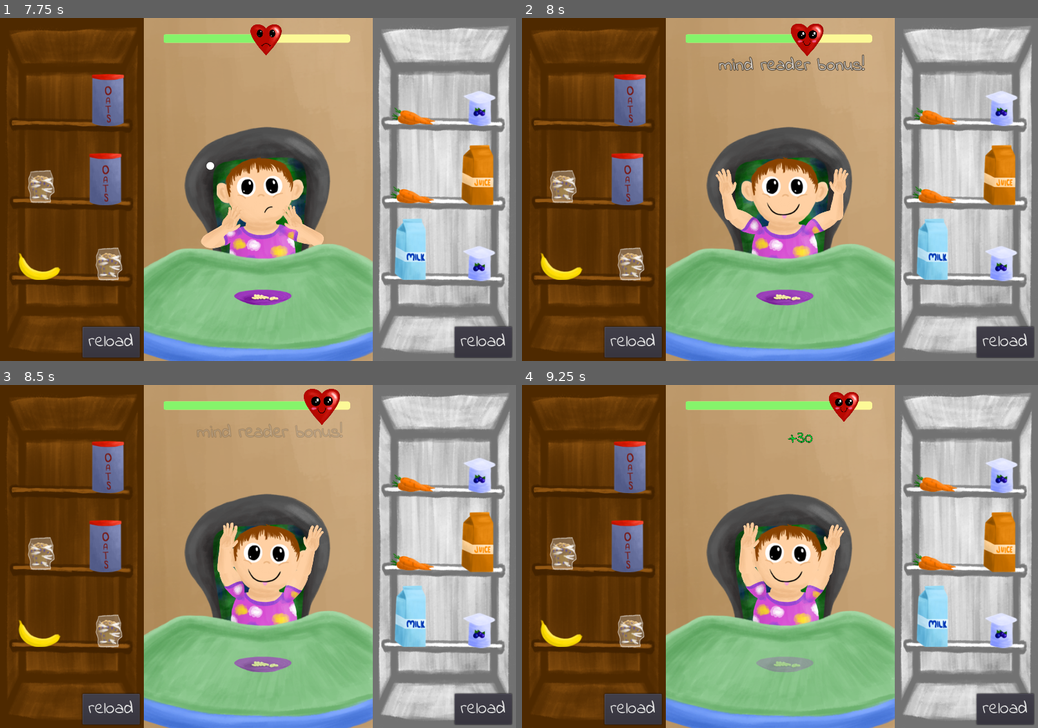
Above: before the commit, frames 1-4 (two rows, left to right).
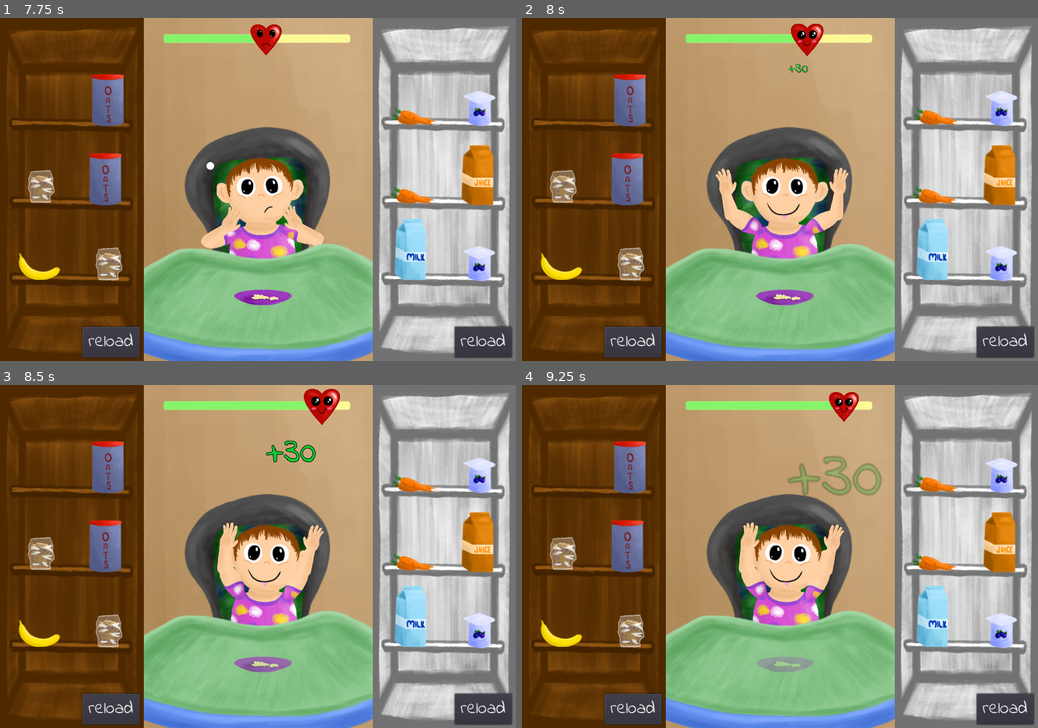
Above: after the commit, the same moments.

Repository: metcalf-putnam/famJam2021
Game: Godot game, scene res://base_scene/base.tscn
The game is run twice, just before and just after one commit, with the same random seed, the same clock (stepped at 60 frames per second) and the same inputs.
Inputs (mouse positions are in pixels of both pictures, inside the frame that each line leads up to):
- Up to frame 1 (7.75 s): move the mouse to (371, 172) at 0.52 s; click (371, 172) at 0.67 s; tap Enter at 1.25 s; move the mouse to (154, 206) at 1.27 s; click (154, 206) at 1.42 s; click "reload" at 2 s; move the mouse to (309, 114) at 2.77 s; click (309, 114) at 2.92 s; click "normal" at 3.5 s; click "normal" at 4.25 s; click "start" at 5 s; move the mouse to (41, 93) at 5.77 s; click (41, 93) at 5.92 s; move the mouse to (108, 96) at 6.52 s; click (108, 96) at 6.67 s; move the mouse to (41, 172) at 7.27 s; click (41, 172) at 7.42 s
- Up to frame 2 (8 s): no input
- Up to frame 3 (8.5 s): move the mouse to (103, 542) at 8.02 s; click (103, 542) at 8.17 s
- Up to frame 4 (9.25 s): move the mouse to (563, 614) at 8.77 s; click (563, 614) at 8.92 s

Frame 1 is identical in both runs. In frame 2, 0.5% of the frame differs, in the area x 38-67%, y 10-16%; in frame 3, 0.5%; in frame 4, 0.8%, in the area x 51-70%, y 13-33%.

Commit message:
adding voice only code and beginnings of combo multiplier

Diff:
--- a/baby/baby.gd
+++ b/baby/baby.gd
@@ -11,7 +11,7 @@
 var animationState : AnimationNodeStateMachinePlayback
 var food_accepted
 var game_over = false
-var fed_wrong_food = false
+var consecutive_correct_choices = 0
 
 var angry_head = preload("res://baby/baby_parts/angryhead.png")
 var frowning_head = preload("res://baby/baby_parts/frowninghead.png")
@@ -24,6 +24,7 @@
 
 func _ready():
 	update_head()
+	consecutive_correct_choices = 0
 	EventHub.connect("game_over", self, "_on_game_over")
 	EventHub.connect("playback_speed_updated", self, "_on_playback_speed_updated")
 	animationState = $AnimationTree["parameters/playback"]
@@ -77,7 +78,6 @@
 	$Thought1.reset()
 	$Thought2.reset()
 	$Thought3.reset()
-	fed_wrong_food = false
 	clue_current = 1
 	bubble_current = 1
 
@@ -171,15 +171,16 @@
 	print("Guessed with number of clues: " + str(corrected_clue_num))
 
 	if food_accepted:
+		consecutive_correct_choices += 1
 		EventHub.emit_signal("food_accepted") # may not keep these accepted/declined signals
-		EventHub.emit_signal("patience_changed", accepted_change, corrected_clue_num, fed_wrong_food)
+		EventHub.emit_signal("patience_changed", accepted_change, corrected_clue_num, consecutive_correct_choices)
 		eat_food()
 	else:
+		consecutive_correct_choices = -1
 		EventHub.emit_signal("food_declined")
-		EventHub.emit_signal("patience_changed", declined_change, corrected_clue_num, fed_wrong_food)
+		EventHub.emit_signal("patience_changed", declined_change, corrected_clue_num, consecutive_correct_choices)
 		state = State.THROW
 		animationState.travel("throw_food")
-		fed_wrong_food = true
 
 	update_head()
 
@@ -188,8 +189,9 @@
 	state = State.TANTRUM
 	Global.active = false
 	update_head()
+	consecutive_correct_choices = 0 #reset so mind reader bonus is available next round
 	EventHub.emit_signal("tantrum")
-	EventHub.emit_signal("patience_changed", tantrum_change, clue_current, fed_wrong_food)
+	EventHub.emit_signal("patience_changed", tantrum_change, clue_current, consecutive_correct_choices)
 	reset_clues()
 	animationState.travel("tantrum")
 
--- a/meter/meter.gd
+++ b/meter/meter.gd
@@ -60,9 +60,9 @@
 	EventHub.emit_signal("heart_beat")
 
 
-func _on_patience_changed(amount, clue_level, fed_wrong_value):
+func _on_patience_changed(amount, clue_level, consecutive_correct_choices):
 	# TODO: add animation effect and sound here
-	change_value(amount, clue_level, fed_wrong_value)
+	change_value(amount, clue_level, consecutive_correct_choices)
 	_update_heart_sprite()
 
 
@@ -93,8 +93,8 @@
 	$AnimationPlayer.playback_speed = new_value
 
 
-func change_value(amount : float, clue_level : int, fed_wrong_food : bool):
-	var adjustedAmount = get_adjusted_value(amount, clue_level, fed_wrong_food)
+func change_value(amount : float, clue_level : int, consecutive_correct_choices : int):
+	var adjustedAmount = get_adjusted_value(amount, clue_level, consecutive_correct_choices)
 
 	$Change.rect_position = $Heart.position + change_text_offset
 	var prefix = ""
@@ -106,7 +106,7 @@
 
 	$Change.text = prefix + str(adjustedAmount)
 
-	if clue_level_multipliers[clue_level] > 1 and amount > 0 and not fed_wrong_food:
+	if clue_level_multipliers[clue_level] > 1 and amount > 0 and consecutive_correct_choices > 1:
 		$Heart/ValueAnim.play("bonus_anim")
 	else:
 		$Heart/ValueAnim.play("value_change")
@@ -126,10 +126,9 @@
 		$AnimationPlayer.stop()
 
 
-func get_adjusted_value(amount, clue_level, fed_wrong_food):
-
-	if amount >= 0:
-		if not fed_wrong_food:
+func get_adjusted_value(amount, clue_level, consecutive_correct_choices):
+	if amount >= 0: #easy to do some kind of combo multiplier here, just need to work out the numbers
+		if consecutive_correct_choices > 0: #if it's 0 that means it was set to -1 by giving wrong food
 			amount *= clue_level_multipliers[clue_level]
 		amount *= happiness_level_multipliers[Global.mood]
 
--- a/thought_bubble/thought_bubble.gd
+++ b/thought_bubble/thought_bubble.gd
@@ -23,10 +23,17 @@
 	if num < 1 or num > 3:
 		print("error: bubble does not have a bubble number ", num)
 		return
-	$AnimationPlayer.play("bub" + str(num))
+	if should_show_bubble(num):
+		$AnimationPlayer.play("bub" + str(num))
 	if num == 3:
 		$AudioStreamPlayer.play()
 
 
+func should_show_bubble(num):
+	#maybe I'm missing something obvious, but returning false here seems to be the only thing we
+	#need to do to activate voice-only mode?  Doing voice only for only some clues will/would be trickier
+	return true
+
+
 func _on_playback_speed_updated(new_speed):
 	$AnimationPlayer.playback_speed = new_speed
